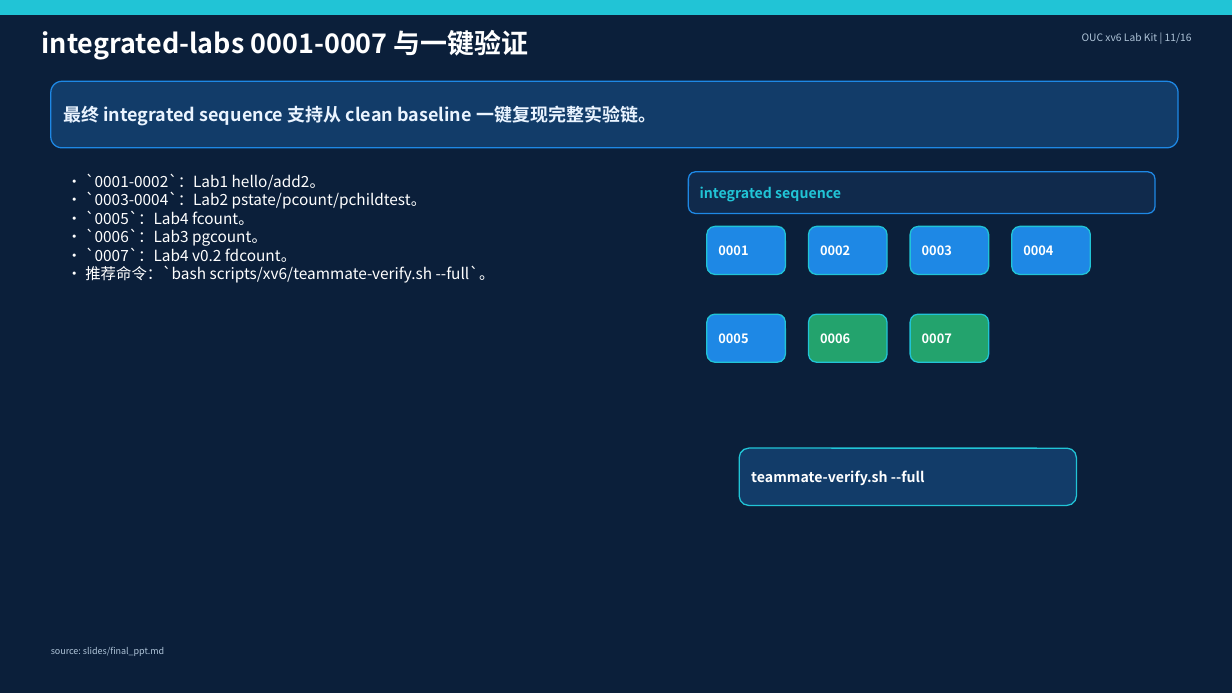
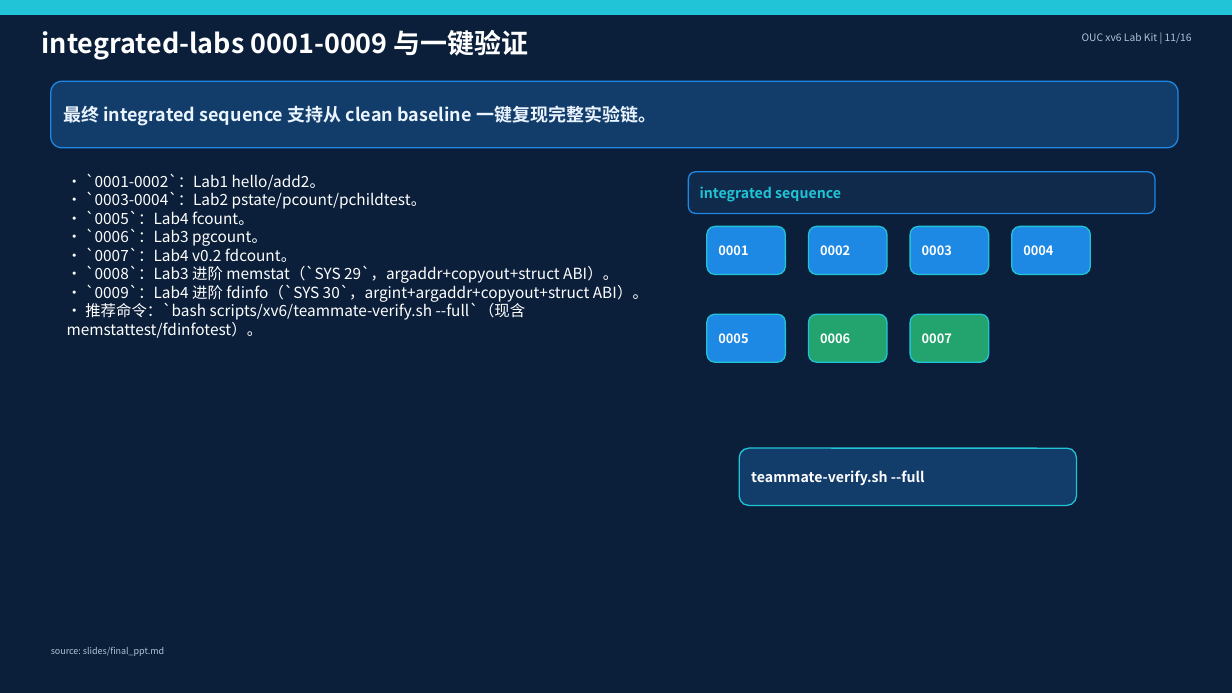
Before and after one commit to Rainflowers686/proj54-ouc-os-lab, a slide deck: slide 11 of slides/final_defense_ppt.pptx. Drawn at 1232x693 pixels with LibreOffice and Linux fonts; fonts in the diff are those of the drawing. Boxes give left, top, right and bottom in pixels: in the first picture for what was removed or moved away, otherwise in the second. Text is boxed around its words. In the diff, an @@ line names an element or a change of style, - is before the commit and + after.

Commit message:
feat(integrated): add memstat and fdinfo copyout workflow

```diff
--- a/slides/final_defense_ppt.pptx
+++ b/slides/final_defense_ppt.pptx
@@ text in rectangle at bbox=[42, 30, 529, 60]: text changed @@
-integrated-labs 0001-0007 与一键验证
+integrated-labs 0001-0009 与一键验证
@@ text in rectangle at bbox=[67, 265, 648, 338]: text changed @@
-• 推荐命令：`bash scripts/xv6/teammate-verify.sh --full`。
+• `0008`：Lab3 进阶 memstat（`SYS 29`，argaddr+copyout+struct ABI）。
+• `0009`：Lab4 进阶 fdinfo（`SYS 30`，argint+argaddr+copyout+struct ABI）。
+• 推荐命令：`bash scripts/xv6/teammate-verify.sh --full`（现含 memstattest/fdinfotest）。
```
Also in this commit, not shown: 5 other slides changed, 33 other files.
